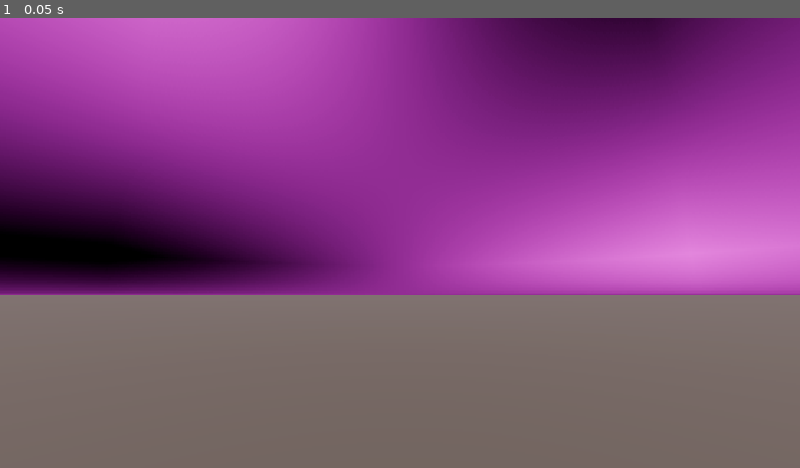
Above: before the commit, frame 1.
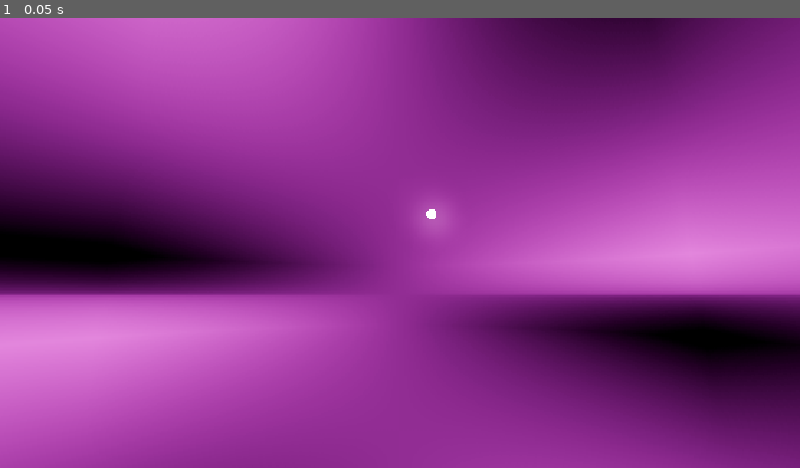
Above: after the commit, the same moment.

Repository: williamdev06/Generated-Godot-Systems
Game: Godot game, scene res://volumetric_sky/demo/demo.tscn
The game is run twice, just before and just after one commit, with the same random seed, the same clock (stepped at 60 frames per second) and the same inputs. Before the commit the project has no main scene; this scene is started directly in both runs.
Inputs:
- Up to frame 1 (0.05 s): no input

The runs differ from the first frame. In frame 1, 39% of the frame differs, in the area x 0-100%, y 41-100%.
Error in both runs: Cannot call method 'shader_create_from_spirv' on a null value. (res://volumetric_sky/volumetric_sky_effect.gd:233)

Commit message:
editor UIDs

Diff:
--- a/project.godot
+++ b/project.godot
@@ -11,6 +11,7 @@
 [application]
 
 config/name="AI-Content"
+run/main_scene="uid://cxu1cawi3jk1o"
 config/features=PackedStringArray("4.7", "Forward Plus")
 config/icon="res://icon.svg"
 
--- a/volumetric_sky/demo/demo.tscn
+++ b/volumetric_sky/demo/demo.tscn
@@ -13,8 +13,8 @@
 shader = ExtResource("3_shader")
 shader_parameter/sky_view_lut = SubResource("Texture2DRD_y80xr")
 shader_parameter/cloud_panorama = SubResource("Texture2DRD_xscfv")
-shader_parameter/camera_altitude_km = 1.1982540283203125
-shader_parameter/refresh_index = 31440.0
+shader_parameter/camera_altitude_km = 0.012215538024902344
+shader_parameter/refresh_index = 12324.0
 shader_parameter/sun_disc_brightness = 30.0
 
 [sub_resource type="Sky" id="Sky_main"]
@@ -46,6 +46,7 @@
 needs_motion_vectors = false
 needs_normal_roughness = false
 script = ExtResource("1_effect")
+coverage = 0.562
 density = 10.0
 shape_noise_scale_km = 8.7
 detail_noise_scale_km = 0.6000000000000001
@@ -54,6 +55,7 @@
 cloud_checkerboard = false
 cloud_steps = 32
 cloud_max_distance_km = 60.0
+haze = 12.76
 ground_albedo = Color(0.07, 0.07, 0.07, 1)
 shaft_intensity = 10.0
 shaft_distance_km = 32.0
@@ -86,8 +88,8 @@
 compositor = SubResource("Compositor_main")
 
 [node name="Sun" type="DirectionalLight3D" parent="." unique_id=1069946303]
-transform = Transform3D(0.9244477, -0.36611205, -0.106575474, 0.38130876, 0.88760465, 0.25838214, 8.2544915e-08, -0.2794989, 0.9601458, 0, 0, 0)
-light_color = Color(0.8242241, 0.6289929, 0.41735852, 1)
+transform = Transform3D(0.92513704, -0.36460897, 0.105743304, -0.37961438, -0.8857066, 0.26723838, -0.0037799699, -0.28737384, -0.9578108, 0, 0, 0)
+light_color = Color(0.6672219, 0.497818, 0.30935305, 1)
 light_angular_distance = 1.98
 shadow_enabled = true
 directional_shadow_split_1 = 0.01
@@ -101,6 +103,7 @@
 world_environment = NodePath("../WorldEnvironment")
 
 [node name="Ground" type="MeshInstance3D" parent="." unique_id=702354748]
+visible = false
 mesh = SubResource("PlaneMesh_ground")
 surface_material_override/0 = SubResource("ShaderMaterial_ground")
 
Not shown, added: voxel/demo/textures/dirt.png.import
Not shown, added: voxel/demo/textures/grass.png.import
Not shown, added: voxel/demo/textures/stone.png.import
Not shown, added: voxel/voxel_model.gd.uid
Not shown, added: voxel/voxel_region_storage.gd.uid
Not shown, added: voxel/voxel_storage.gd.uid
Not shown, added: voxel/voxel_terrain.gdshader.uid
Not shown, added: voxel/voxel_type.gd.uid
